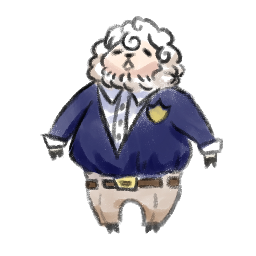
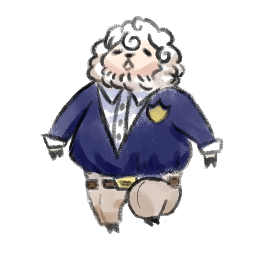
The second 256x256 image is a revision of the first. Changes to its layers:
added layer "Layer4" above "Layer3" over [124, 176, 183, 234]
hid "Set2", painted on it over [124, 176, 183, 234]
